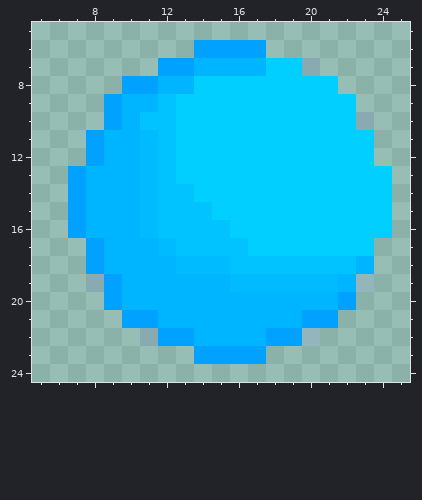
Two versions of one pixel-art sprite, Assets/Matato/Attacks/frost_orb.png. The picture above was drawn from the file before the commit.
The file is 32x32 pixels. Pixels under 10% opacity are left out. Colours within 5 levels of each other are drawn and written as one. Shown: x 5..25, y 5..24.
And afterwards:
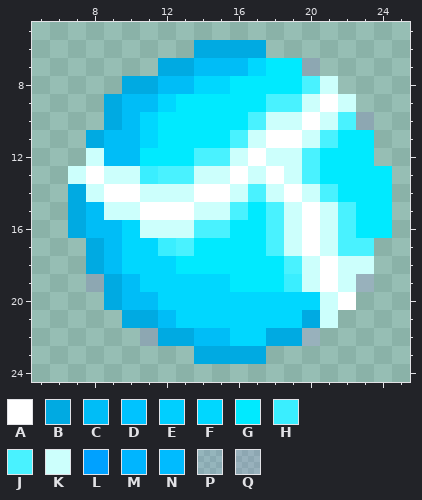
Palette (. is transparent): A #ffffff  B #00aae2  C #00bdf7  D #00c3ff  E #00cfff  F #00d7ff  G #00eaff  H #3aeeff  J #49f2ff  K #ccfffc  L #00a1ff  M #00b5ff  N #00bbff  P #8e6dff1c  Q #a64bff1c
Diff:
Changed rows in their new state; - is an unchanged pixel.
first column x 7:
 6 -------BBBB-------
 7 -----BBCCCFGGQ----
 8 ---BBCCFFGGGGJK---
 9 --BCCFGGGGGJJKAK--
10 --BCFGGGGGJKKAKJQ-
11 -BCCFGGGGJKAAKJGG-
12 -KCCGGGJJKAKKJGGG-
13 KAKKHJJKKAKAKJGGGG
14 BKAAKKKAAKJKAKJGGG
15 BCKKAAAKKJGJKAKJGG
16 BCCFKKKJJGGJKAKJGG
17 -BCFFHJGGGGJKAKJJ-
18 -BCFFFGGGGGGJKAKK-
19 -QBCFFFFFGGGHKAKQ-
20 --BCCFFFFFFFFFKA--
21 ---BBCFFFFFFFBK---
22 ----QBBCCFFBBQ----
23 -------BBBB-------
